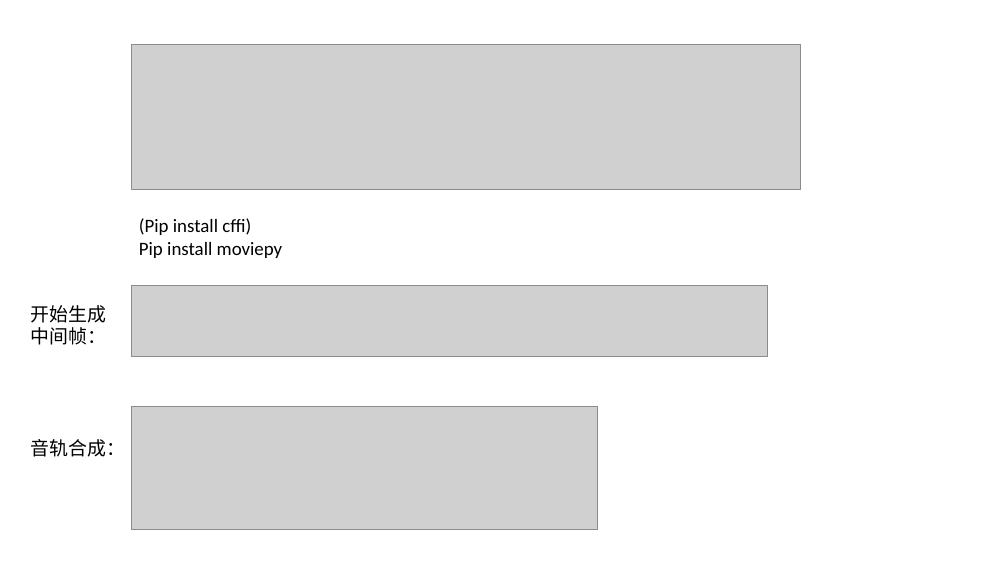
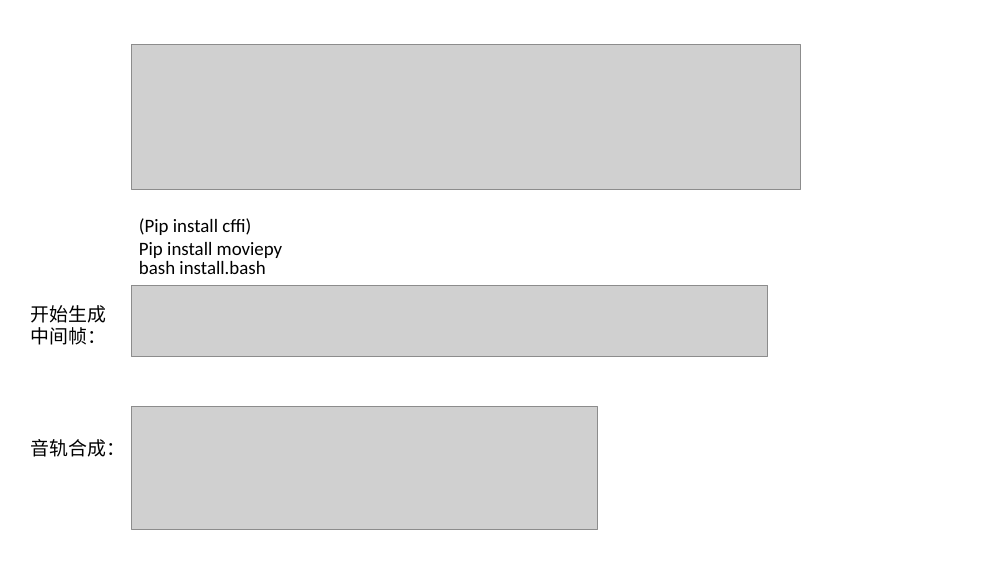
Before and after one commit to youyuge34/sepconv_video, a slide deck: slide 7 of AdaConv.pptx. Drawn at 1008x567 pixels with LibreOffice and Linux fonts; fonts in the diff are those of the drawing; grey boxes stand for pictures. Boxes give left, top, right and bottom in pixels: in the first picture for what was removed or moved away, otherwise in the second. Text is boxed around its words. In the diff, an @@ line names an element or a change of style, - is before the commit and + after.

Commit message:
fix some bugs

```diff
--- a/AdaConv.pptx
+++ b/AdaConv.pptx
@@ text added at (139, 261, 265, 274), 18 pt, text #000000 @@
+bash install.bash
```
